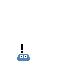
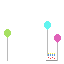
Layered file, before and after one edit (64px x 64px). Changes by layer:
added layer "bday" above "feed" over [4, 21, 61, 61]
added group "xmas" with 20 layers over [6, 36, 61, 61]
hid "surprise_xmas", moved it into group "xmas" over [17, 44, 30, 61]
